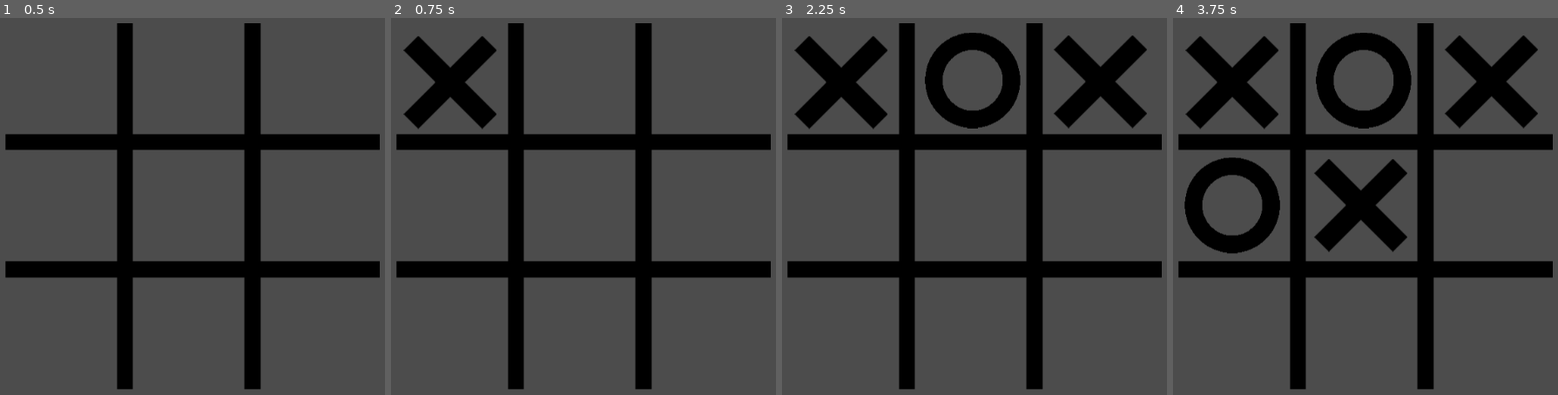
Above: before the commit, frames 1-4 (left to right).
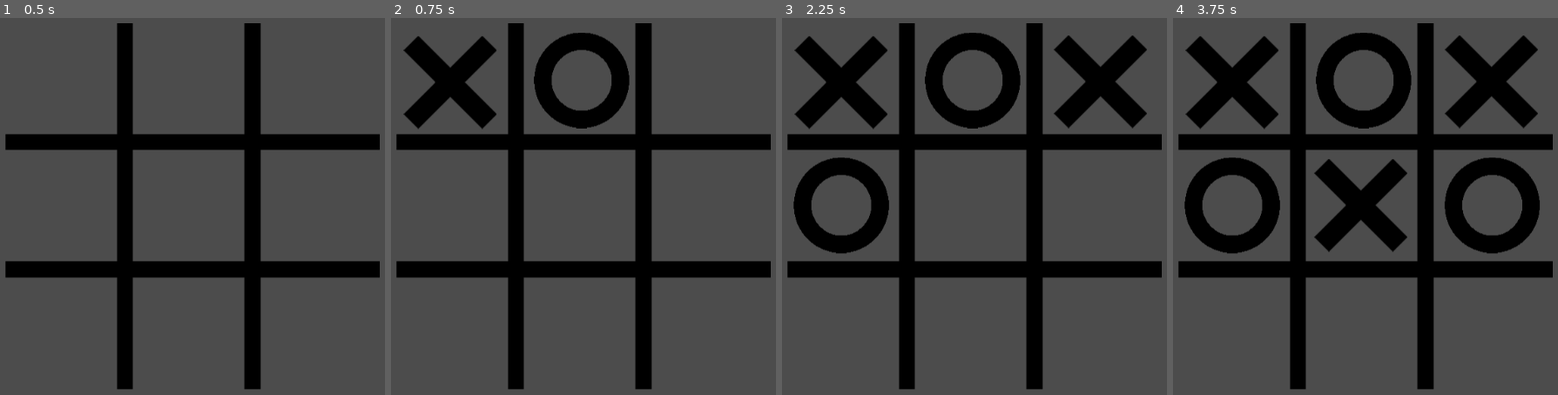
Above: after the commit, the same moments.

Repository: jdorres/espjogos2022-tic-tac-toe
Game: Godot game, scene res://Scenes/GameManager.tscn
Same seed, same stepped clock (60 frames per second), same inputs: the game is played once before the commit and once after it.
Inputs (mouse positions are in pixels of both pictures, inside the frame that each line leads up to):
- Up to frame 1 (0.5 s): no input
- Up to frame 2 (0.75 s): tap Enter at 0.5 s; move the mouse to (448, 82) at 0.52 s; click (448, 82) at 0.67 s
- Up to frame 3 (2.25 s): tap Space at 1.25 s; move the mouse to (974, 82) at 1.27 s; click (974, 82) at 1.42 s; tap Enter at 2 s; move the mouse to (1101, 82) at 2.02 s; click (1101, 82) at 2.17 s
- Up to frame 4 (3.75 s): tap Space at 2.75 s; move the mouse to (1230, 206) at 2.77 s; click (1230, 206) at 2.92 s; tap Enter at 3.5 s; move the mouse to (1361, 206) at 3.52 s; click (1361, 206) at 3.67 s

Frame 1 is identical in both runs. In frame 2, 3.0% of the frame differs, in the area x 37-62%, y 3-30%; in frame 3, 3.0%; in frame 4, 3.0%, in the area x 70-96%, y 36-63%.

Commit message:
teste

Diff:
--- a/Scripts/BoardManager.gd
+++ b/Scripts/BoardManager.gd
@@ -46,26 +46,103 @@
 
 func make_move(line, column, player):
 	board_nodes[line][column].set_player(player)
+
+		# Verifica se o jogo terminou
+	var winning_player = check_winner();
+	if(winning_player == 3):
+		game_ended = true;
+		print("Deu Velha!");
+		return;
+	if(winning_player > 0 and winning_player < 3):
+		game_ended = true;
+		print("Jogador %d venceu!" % winning_player);
+		return;
+
 	if(current_player == 1):
 		current_player = 2
 		ia_plays()
-	else:
-		current_player = 1
+
+		#TODO: corrigir repetição de código
+		# Verifica se o jogo terminou
+		winning_player = check_winner();
+		if(winning_player == 3):
+			game_ended = true;
+			print("Deu Velha!")
+			return
+		if(winning_player > 0 and winning_player < 3):
+			game_ended = true
+			print("Jogador %d venceu!" % winning_player)
+			return
+		else:
+			current_player = 1
 
 func ia_plays():
 	print('ia plays')
-	pass
+	player_ia.plays(board_nodes, board_size_lines, board_size_columns)
+	current_player = 1
 
 
-#check winner
 func check_winner():
-	print("check_winner")
+	# Checa vitória para cada player
+	for player in [1, 2]:
+		# Verifica linhas
+		for line in range(board_size_lines):
+			if(check_line(line, player)):
+				return player;
 
-func check_line():
-	print("check_line")
+		# Verifica colunas
+		for column in range(board_size_columns):
+			if(check_column(column, player)):
+				return player;
 
-func check_column():
-	print("check_column")
+		# Verifica diagonais
+		for diagonal in [0, 2]:
+			if(check_diagonal(diagonal, player)):
+				return player;
 
-func check_diagonal():
-	print("check_diagonal")
+	# Até aqui, nenhum jogador ganhou.
+	# Checa se todas as posições estão ocupadas
+	var empty_positions = 0;
+	for line in range(board_size_lines):
+		for column in range(board_size_columns):
+			if(board_nodes[line][column].get_player() == 0):
+				empty_positions += 1;
+
+	# Se todas estão ocupapdas, deu velha!
+	if(empty_positions == 0):
+		return 3;
+
+	# Senão, o jogo ainda não terminou.
+	return 0;
+
+
+# Verifica se uma linha inteira está marcada como um certo player
+func check_line(line, player):
+	for column in range(board_size_columns):
+		if(board_nodes[line][column].get_player() != player):
+			return false;
+	return true;
+
+# Verifica se uma coluna inteira está marcada como um certo player
+func check_column(column, player):
+	for line in range(board_size_lines):
+		if(board_nodes[line][column].get_player() != player):
+			return false;
+	return true;
+
+
+func check_diagonal(diagonal, player):
+	# Percorre as linhas
+	for line in range(board_size_lines):
+		var column;
+		if(diagonal == 0):
+			# Diagonal principal
+			column = line;
+		else:
+			# Diagonal secundária, inverte a coluna
+			column = board_size_columns - line - 1;
+
+		if(board_nodes[line][column].get_player() != player):
+			return false;
+
+	return true;
--- a/Scripts/BoardPiece.gd
+++ b/Scripts/BoardPiece.gd
@@ -14,16 +14,14 @@
 
 func _input_event(viewport, event, shape_idx):
 	if event is InputEventMouseButton and event.button_index == BUTTON_LEFT and event.pressed:
-		print(player_marked)
 		board.node_clicked(pos_line, pos_column, player_marked)
 
 func get_player():
-	print('get_player')
+	return player_marked;
 
 func set_player(player):
 	player_marked = player
 	sprite.texture = player_textures[player]
-	print(sprite.texture, player_textures[player])
 
 func set_board(board, line, column):
 	self.board = board
--- a/Scripts/PlayerIA.gd
+++ b/Scripts/PlayerIA.gd
@@ -2,22 +2,22 @@
 
 
 var boar_manager
+var rand = RandomNumberGenerator.new()
 
 func _ready():
 	pass # Replace with function body.
 
 
-func get_ai_player(player):
-	#play_first_free_position
-	#play_random_position
-	#
-	pass;
+func plays(board_nodes, board_size_lines, board_size_columns):
+	play_first_free_position(board_nodes, board_size_lines, board_size_columns)
+	#play_mini_max(board_nodes, board_size_lines, board_size_columns)
 
 func play_first_free_position(board_nodes, board_size_lines, board_size_columns):
 	for line in range(board_size_lines):
 		for column in range(board_size_columns):
-			if(board_nodes[line][column].get_player()):
-				return board_nodes[line][column];
+			if(board_nodes[line][column].get_player() == 0):
+				board_nodes[line][column].set_player(2)
+				return
 
-func play_random_position():
-	pass
+func play_mini_max(board_nodes, board_size_lines, board_size_columns):
+	print("minimax")
